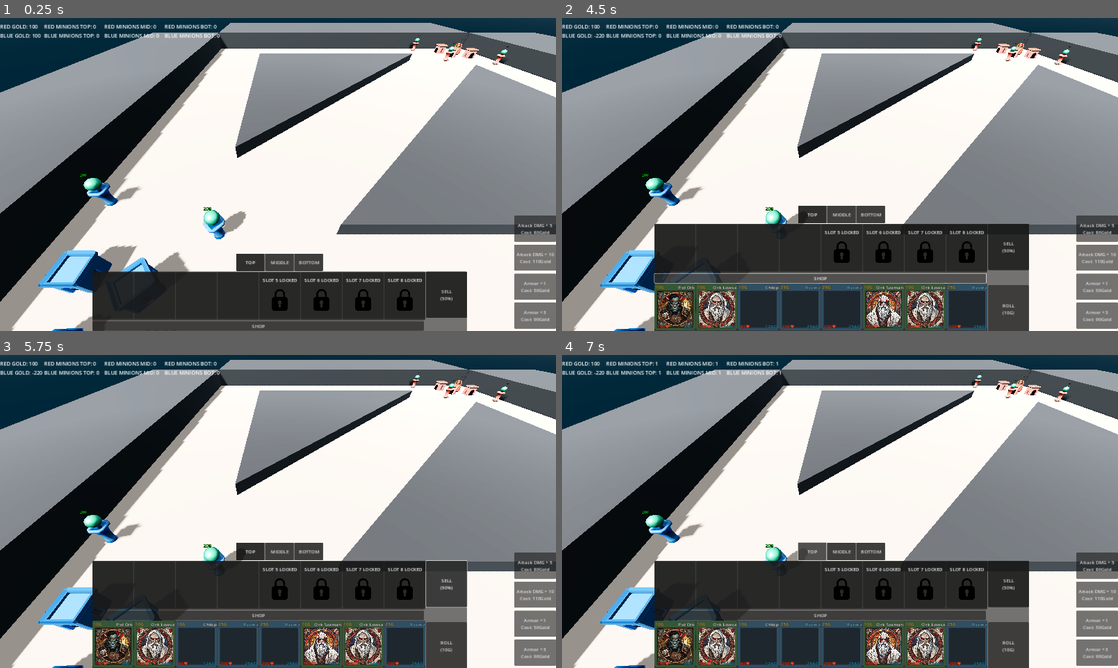
Above: before the commit, frames 1-4 (two rows, left to right).
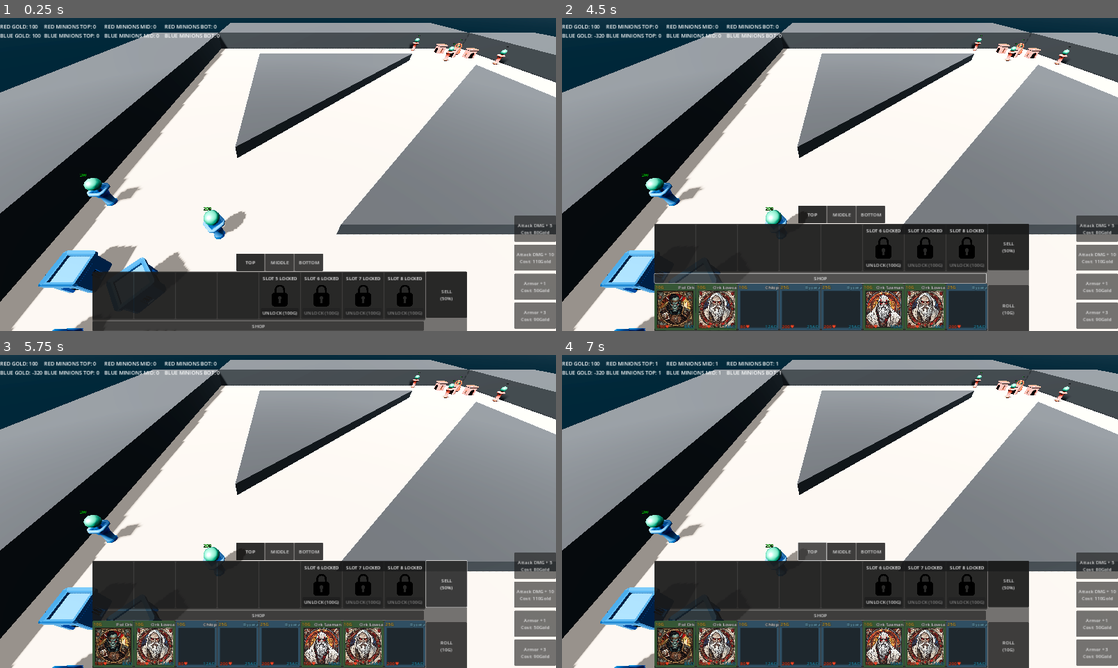
Above: after the commit, the same moments.

Repository: RadekGrzankowski/ChipsowyJam1
Game: Godot game, scene res://Scenes/Levels/wip_scene.tscn
Same seed, same stepped clock (60 frames per second), same inputs: the game is played once before the commit and once after it.
Inputs (mouse positions are in pixels of both pictures, inside the frame that each line leads up to):
- Up to frame 1 (0.25 s): no input
- Up to frame 2 (4.5 s): click (840, 312) at 0.5 s, where only the run after the commit has a clickable "UNLOCK (100G)"; click "Attack DMG + 5 Cost: 80Gold" at 1.25 s; click "Attack DMG + 10 Cost: 110Gold" at 2 s; click "Armor + 1 Cost: 50Gold" at 2.75 s; click "Armor + 3 Cost: 90Gold" at 3.5 s; click "SHOP" at 4.25 s
- Up to frame 3 (5.75 s): click "SELL (50%)" at 5 s
- Up to frame 4 (7 s): click "ROLL (10G)" at 5.75 s; click "TOP" at 6.5 s

The runs differ from the first frame. In frame 1, 0.9% of the frame differs, in the area x 47-76%, y 82-96%; in frame 2, 0.9%; in frame 3, 0.9%; in frame 4, 0.9%.

Commit message:
Unlocking locked deck slots

Diff:
--- a/ChipsowyJam/Scenes/Assets/Cards/card_zone.tscn
+++ b/ChipsowyJam/Scenes/Assets/Cards/card_zone.tscn
@@ -23,9 +23,9 @@
 visible = false
 layout_mode = 0
 offset_left = 20.0
-offset_top = 45.0
+offset_top = 30.0
 offset_right = 120.0
-offset_bottom = 145.0
+offset_bottom = 130.0
 texture = ExtResource("2_syi4t")
 expand_mode = 1
 
@@ -35,10 +35,30 @@
 anchors_preset = 5
 anchor_left = 0.5
 anchor_right = 0.5
-offset_left = -53.0
+offset_left = -59.0
 offset_top = 3.0
-offset_right = 53.0
-offset_bottom = 50.0
+offset_right = 60.0
+offset_bottom = 37.0
 grow_horizontal = 2
+text = "SLOT 5 LOCKED"
 horizontal_alignment = 1
 vertical_alignment = 1
+
+[node name="UnlockButton" type="Button" parent="."]
+visible = false
+layout_mode = 1
+anchors_preset = 8
+anchor_left = 0.5
+anchor_top = 0.5
+anchor_right = 0.5
+anchor_bottom = 0.5
+offset_left = -65.0
+offset_top = 43.0
+offset_right = 65.0
+offset_bottom = 75.0
+grow_horizontal = 2
+grow_vertical = 2
+text = "UNLOCK (100G)"
+clip_text = true
+
+[connection signal="pressed" from="UnlockButton" to="." method="_unlock" binds= [100]]
--- a/ChipsowyJam/Scripts/CardsUI.gd
+++ b/ChipsowyJam/Scripts/CardsUI.gd
@@ -68,15 +68,17 @@
 		ui_open = false
 
 func _on_refresh_cards():
-	for node in deck_nodes:
-		if !node.cards.is_empty():
-			for card in node.cards:
-				if card:
-					print(node, " ", card, " ", card.current_rest_node , " ", card.lane)
-		else:
-			print(" ")
-	print("\n")
-
+	#for node in deck_nodes:
+		#if !node.cards.is_empty():
+			#for card in node.cards:
+				#if card:
+					#print(node, " ", card, " ", card.current_rest_node , " ", card.lane)
+		#else:
+			#print(" ")
+	#print("\n")
+	print("top: ", top_lane_cards)
+	print("middle: ", middle_lane_cards)
+	print("bottom: ", bottom_lane_cards, "\n")
 
 func _on_roll_pressed():
 	var cards_to_delete = get_tree().get_nodes_in_group("shop_card")
--- a/ChipsowyJam/Scripts/card_zone.gd
+++ b/ChipsowyJam/Scripts/card_zone.gd
@@ -16,3 +16,18 @@
 		$LockedLabel.visible = true
 		var zone_number: String = name
 		$LockedLabel.text = "SLOT " + zone_number.right(1) + " LOCKED"
+		$UnlockButton.visible = true
+		$UnlockButton.disabled = true
+		var button = get_tree().get_first_node_in_group("locked")
+		button.get_node("UnlockButton").disabled = false
+
+func _unlock(cost: int):
+	if Game.blue_gold >= cost:
+		Game.blue_gold -= cost
+		remove_from_group("locked")
+		$PadlockTexture.visible = false
+		$LockedLabel.visible = false
+		$UnlockButton.visible = false
+		if get_tree().get_first_node_in_group("locked"):
+			var button = get_tree().get_first_node_in_group("locked")
+			button.get_node("UnlockButton").disabled = false
--- a/ChipsowyJam/Scripts/spawn_manager.gd
+++ b/ChipsowyJam/Scripts/spawn_manager.gd
@@ -84,6 +84,7 @@
 	spawn_bot("blue", "bot", markerBotBlue)
 	spawn_bot("blue", "mid", markerMidBlue)
 	spawn_bot("blue", "top", markerTopBlue)
+
 	spawn_bot("red", "bot", markerBotRed)
 	spawn_bot("red", "mid", markerMidRed)
 	spawn_bot("red", "top", markerTopRed)
